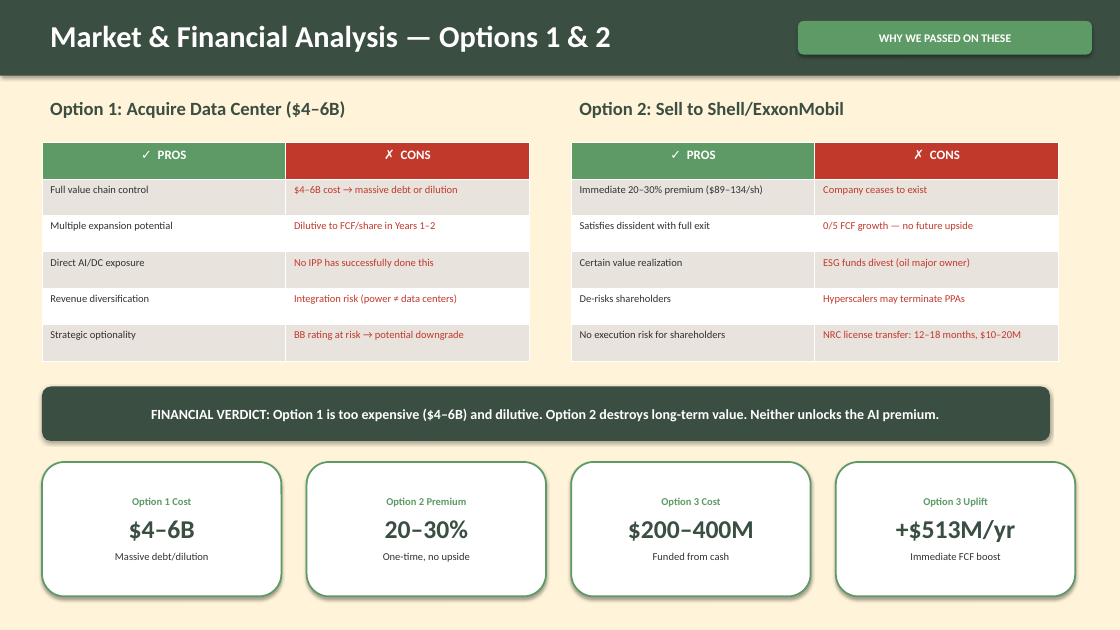
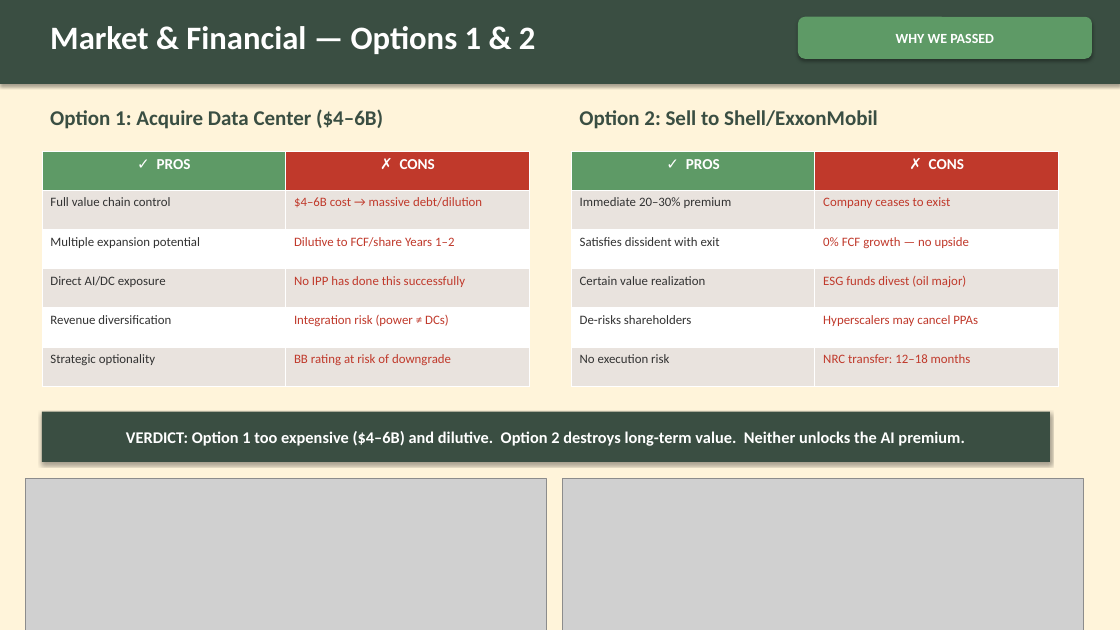
Before and after one commit to Anhiune/NAPE_Competition_Case, a slide deck: slide 3 of NAPE_Final_Presentation.pptx. Drawn at 1120x630 pixels with LibreOffice and Linux fonts; fonts in the diff are those of the drawing; grey boxes stand for pictures. Boxes give left, top, right and bottom in pixels: in the first picture for what was removed or moved away, otherwise in the second. Text is boxed around its words. In the diff, an @@ line names an element or a change of style, - is before the commit and + after.

Commit message:
Rebuilt PPTX: PNG charts, bigger fonts, less text, strict framework

```diff
--- a/NAPE_Final_Presentation.pptx
+++ b/NAPE_Final_Presentation.pptx
@@ rectangle: place and size @@
-rectangle at (0,0,1120,76)
+rectangle at (0,0,1120,84)
@@ text at (50,26,536,54): text changed; size 26 to 28 pt @@
-Market & Financial Analysis — Options 1 & 2
+Market & Financial — Options 1 & 2
@@ rounded rectangle "WHY WE PASSED": place and size @@
-rounded rectangle "WHY WE PASSED" at (798,21,1092,55)
+rounded rectangle "WHY WE PASSED" at (798,17,1092,59)
@@ text in rounded rectangle at (896,34,994,43): text changed; size 10 to 12 pt @@
-WHY WE PASSED ON THESE
+WHY WE PASSED
@@ text "Option 1: Acquire Data Center ...": place and size @@
-text "Option 1: Acquire Data Center ..." at (50,101,346,118)
+text "Option 1: Acquire Data Center ..." at (50,109,383,129)
@@ text "Option 1: Acquire Data Center ..." at (50,109,383,129): size 16 to 18 pt @@
@@ text "Option 2: Sell to Shell/ExxonMobil": place and size @@
-text "Option 2: Sell to Shell/ExxonMobil" at (579,102,844,118)
+text "Option 2: Sell to Shell/ExxonMobil" at (579,110,878,129)
@@ text "Option 2: Sell to Shell/ExxonMobil" at (579,110,878,129): size 16 to 18 pt @@
@@ table at (42,151,529,386) @@
-row 2, column 2: $4–6B cost → massive debt or dilution
+row 2, column 2: $4–6B cost → massive debt/dilution
-row 3, column 2: Dilutive to FCF/share in Years 1–2
+row 3, column 2: Dilutive to FCF/share Years 1–2
-row 4, column 2: No IPP has successfully done this
+row 4, column 2: No IPP has done this successfully
-row 5, column 2: Integration risk (power ≠ data centers)
+row 5, column 2: Integration risk (power ≠ DCs)
-row 6, column 2: BB rating at risk → potential downgrade
+row 6, column 2: BB rating at risk of downgrade
@@ size 11 to 13 pt in "✓ PROS", "✗ CONS" @@
@@ size 9 to 11 pt in "Full value chain control", "Multiple expansion potential", "Direct AI/DC exposure", "Revenue diversification" and 1 more places @@
@@ table: place and size @@
-table at (42,143,529,361)
+table at (42,151,529,386)
@@ table at (571,151,1059,386) @@
-row 2, column 1: Immediate 20–30% premium ($89–134/sh)
+row 2, column 1: Immediate 20–30% premium
-row 3, column 1: Satisfies dissident with full exit
+row 3, column 1: Satisfies dissident with exit
-row 3, column 2: 0/5 FCF growth — no future upside
+row 3, column 2: 0% FCF growth — no upside
-row 4, column 2: ESG funds divest (oil major owner)
+row 4, column 2: ESG funds divest (oil major)
-row 5, column 2: Hyperscalers may terminate PPAs
+row 5, column 2: Hyperscalers may cancel PPAs
-row 6, column 1: No execution risk for shareholders
+row 6, column 1: No execution risk
-row 6, column 2: NRC license transfer: 12–18 months, $10–20M
+row 6, column 2: NRC transfer: 12–18 months
@@ size 11 to 13 pt in "✓ PROS", "✗ CONS" @@
@@ size 9 to 11 pt in "Company ceases to exist", "Certain value realization", "De-risks shareholders" @@
@@ table: place and size @@
-table at (571,143,1059,361)
+table at (571,151,1059,386)
@@ rectangle "VERDICT: Option 1 too expensive ...": place and size @@
-rectangle "VERDICT: Option 1 too expensive ..." at (42,386,1050,441)
+rectangle "VERDICT: Option 1 too expensive ..." at (42,412,1050,462)
@@ rectangle "VERDICT: Option 1 too expensive ..." at (42,412,1050,462): rounded rectangle to rectangle @@
@@ text in rectangle at (126,431,964,446): text changed; size 12 to 14 pt @@
-FINANCIAL VERDICT: Option 1 is too expensive ($4–6B) and dilutive. Option 2 destroys long-term value. Neither unlocks the AI premium.
+VERDICT: Option 1 too expensive ($4–6B) and dilutive. Option 2 destroys long-term value. Neither unlocks the AI premium.
@@ picture added at (25,479,546,630) @@
@@ rounded rectangle removed at (42,462,281,597) @@
-Option 1 Cost
-$4–6B
-Massive debt/dilution
@@ rounded rectangle removed at (307,462,546,597) @@
-Option 2 Premium
-20–30%
-One-time, no upside
@@ picture added at (563,479,1084,630) @@
@@ rounded rectangle removed at (571,462,811,597) @@
-Option 3 Cost
-$200–400M
-Funded from cash
@@ rounded rectangle removed at (836,462,1075,597) @@
-Option 3 Uplift
-+$513M/yr
-Immediate FCF boost
```
Also in this commit, not shown: 13 other slides changed, 1 slide added, 1 slide removed, 1 other file.
